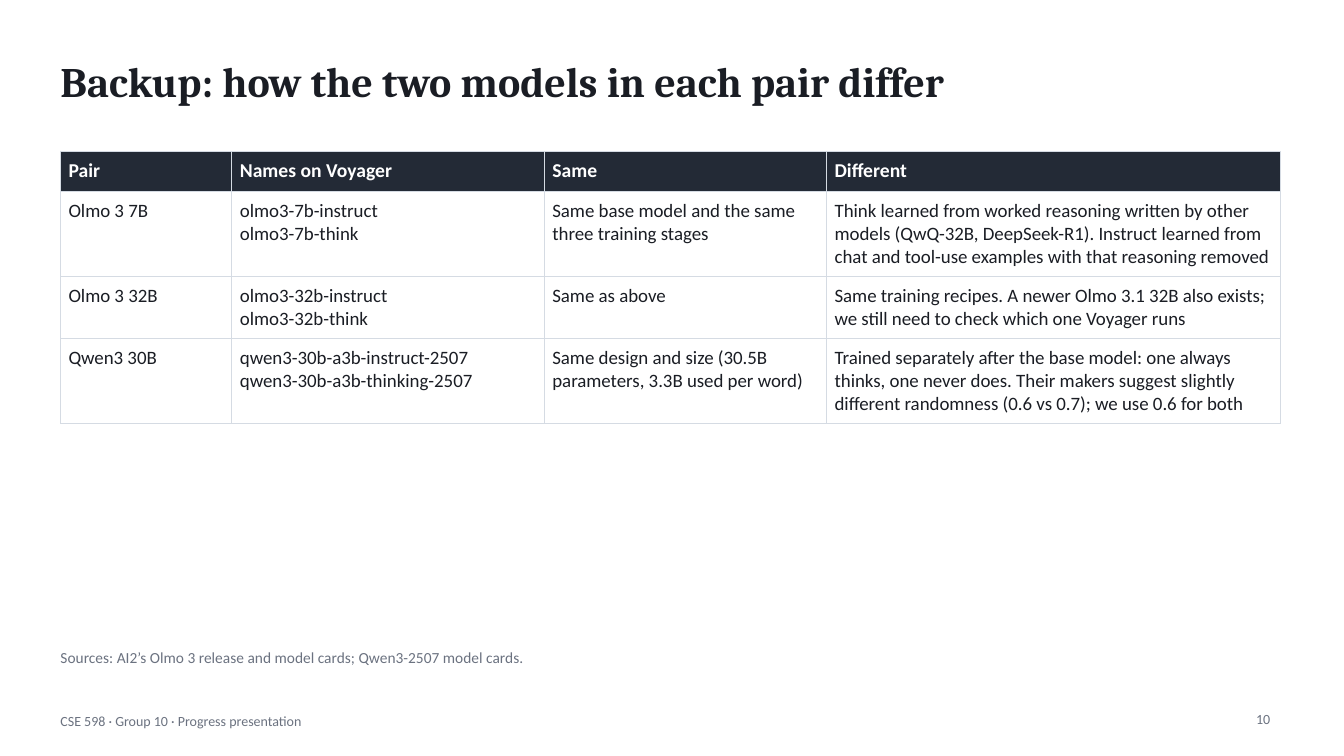
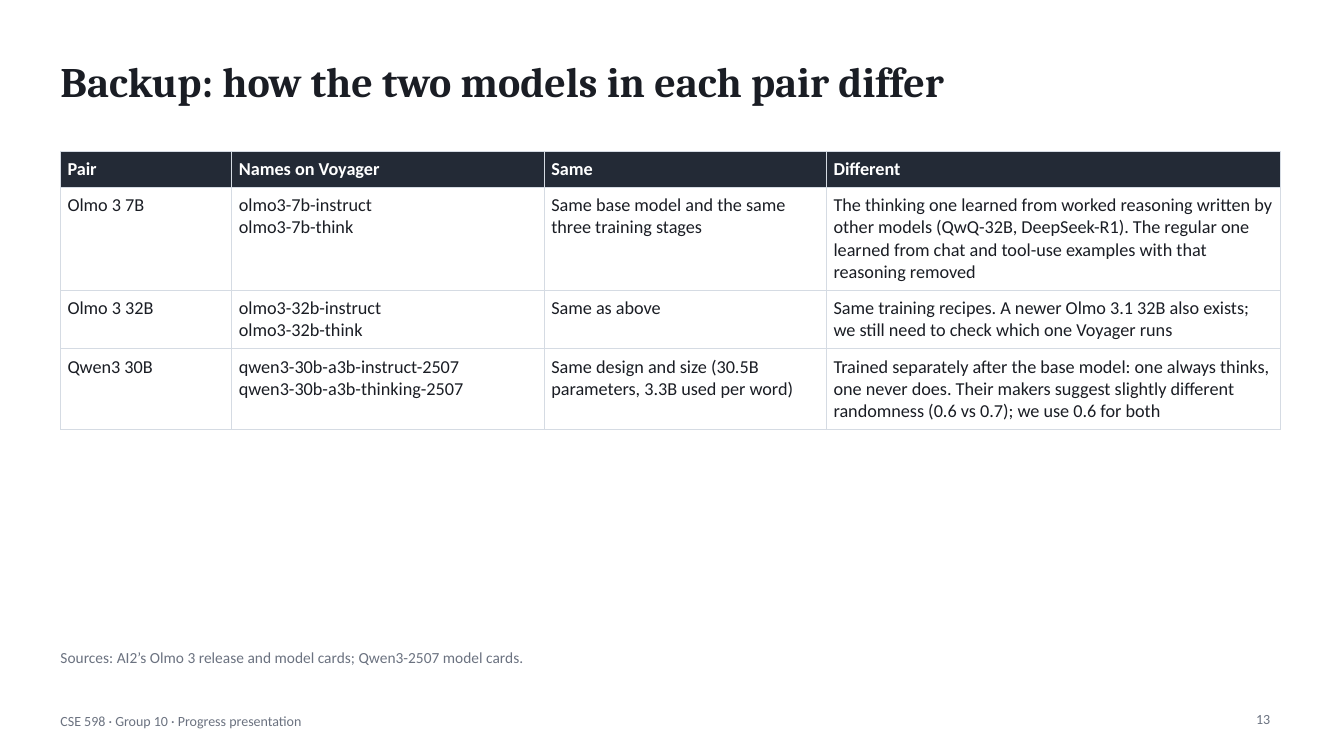
Before and after one commit to shrey-Bish/cse598-cot-faithfulness, a slide deck: slide 13 of presentation/CSE598_progress_presentation.pptx (slide 10 before the commit). Drawn at 1344x756 pixels with LibreOffice and Linux fonts; fonts in the diff are those of the drawing. Boxes give left, top, right and bottom in pixels: in the first picture for what was removed or moved away, otherwise in the second. Text is boxed around its words. In the diff, an @@ line names an element or a change of style, - is before the commit and + after.

Commit message:
Rework progress slides for first-time viewers
Adds a slide that explains the idea with an exam analogy and a slide with a
real reply, uses plain model names, and moves detailed numbers to a backup.

```diff
--- a/presentation/CSE598_progress_presentation.pptx
+++ b/presentation/CSE598_progress_presentation.pptx
@@ table at [60,151,1280,424] @@
-row 2, column 4: Think learned from worked reasoning written by other models (QwQ-32B, DeepSeek-R1). Instruct learned from chat and tool-use examples with that reasoning removed
+row 2, column 4: The thinking one learned from worked reasoning written by other models (QwQ-32B, DeepSeek-R1). The regular one learned from chat and tool-use examples with that reasoning removed
@@ size 14 to 13 pt in "Pair", "Names on Voyager", "Same", "Different" @@
@@ size 13.5 to 13 pt in "Olmo 3 7B", "olmo3-7b-instruct", "olmo3-7b-think", "Same base model and the same three ..." and 10 more places @@
@@ page number at [1256,715,1270,724]: text changed @@
-10
+13
```
Also in this commit, not shown: 8 other slides changed, 5 slides added, 2 slides removed, 1 other file.
